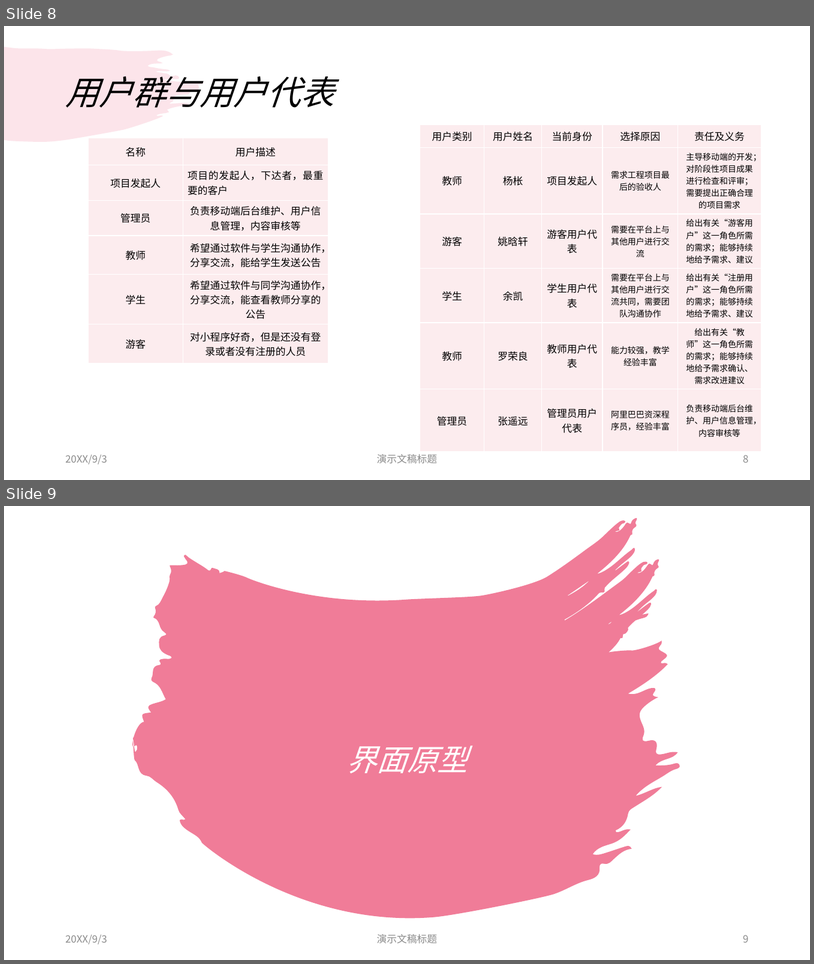
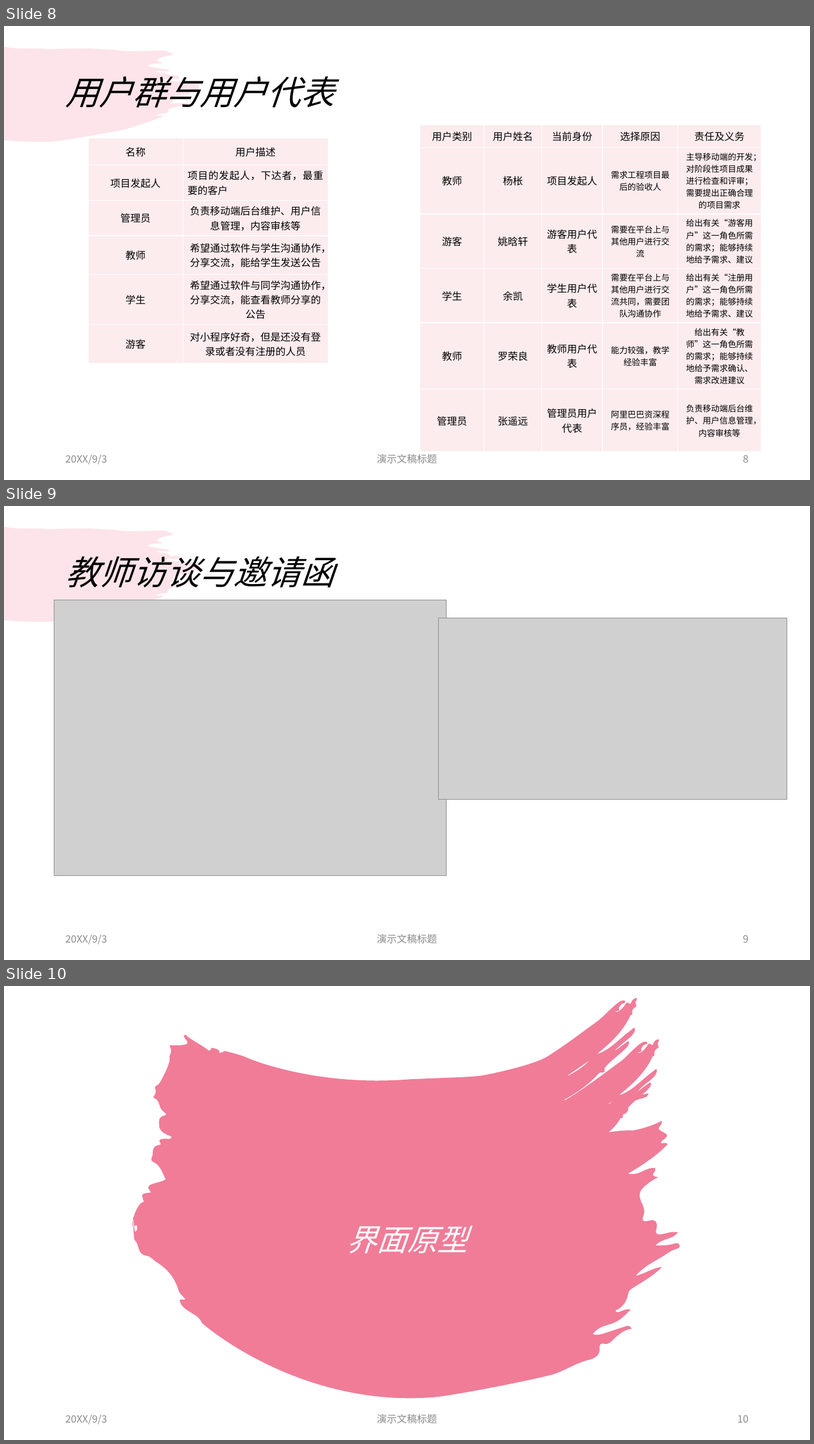
Before and after one commit to dreamtrueqaq/SRA2022-G12, a slide deck: 受控文档/需求分析/SRSppt/SRA2022-G12-srsppt0.0.1.pptx. Shown one above the other, each under a label of ours: slides 8 and 9 before the commit, slides 8, 9 and 10 after it. The pictures are 814x964 and 814x1444 pixels, drawn with LibreOffice and Linux fonts; fonts in the diff are those of the drawing; grey boxes stand for pictures. Boxes give left, top, right and bottom in pixels: in the first picture for what was removed or moved away, otherwise in the second. Text is boxed around its words. In the diff, an @@ line names an element or a change of style, - is before the commit and + after.

```diff
--- a/受控文档/需求分析/SRSppt/SRA2022-G12-srsppt0.0.1.pptx
+++ b/受控文档/需求分析/SRSppt/SRA2022-G12-srsppt0.0.1.pptx
@@ slide 9 added at (4, 506, 810, 960), background #FFFFFF; not listed: 1 template element that a slide beside it also shows @@
@@ title added at (65, 556, 334, 588), 40 pt, text #000000, italic @@
+教师访谈与邀请函
@@ picture added at (54, 600, 447, 876) @@
@@ picture added at (438, 618, 788, 799) @@
@@ text added at (65, 934, 107, 944), 12 pt, text #8C8C8C @@
+20XX/9/3
@@ text added at (377, 934, 438, 943), 12 pt, text #8C8C8C @@
+演示文稿标题
@@ page number added at (743, 934, 749, 942), 12 pt, text #8C8C8C @@
+9
@@ what was slide 9 is now slide 10 @@
@@ page number at (738, 1414, 749, 1422): text changed @@
-9
+10
```
Also in this commit, not shown: 2 slides changed, 5 other slides added, 2 other files.
